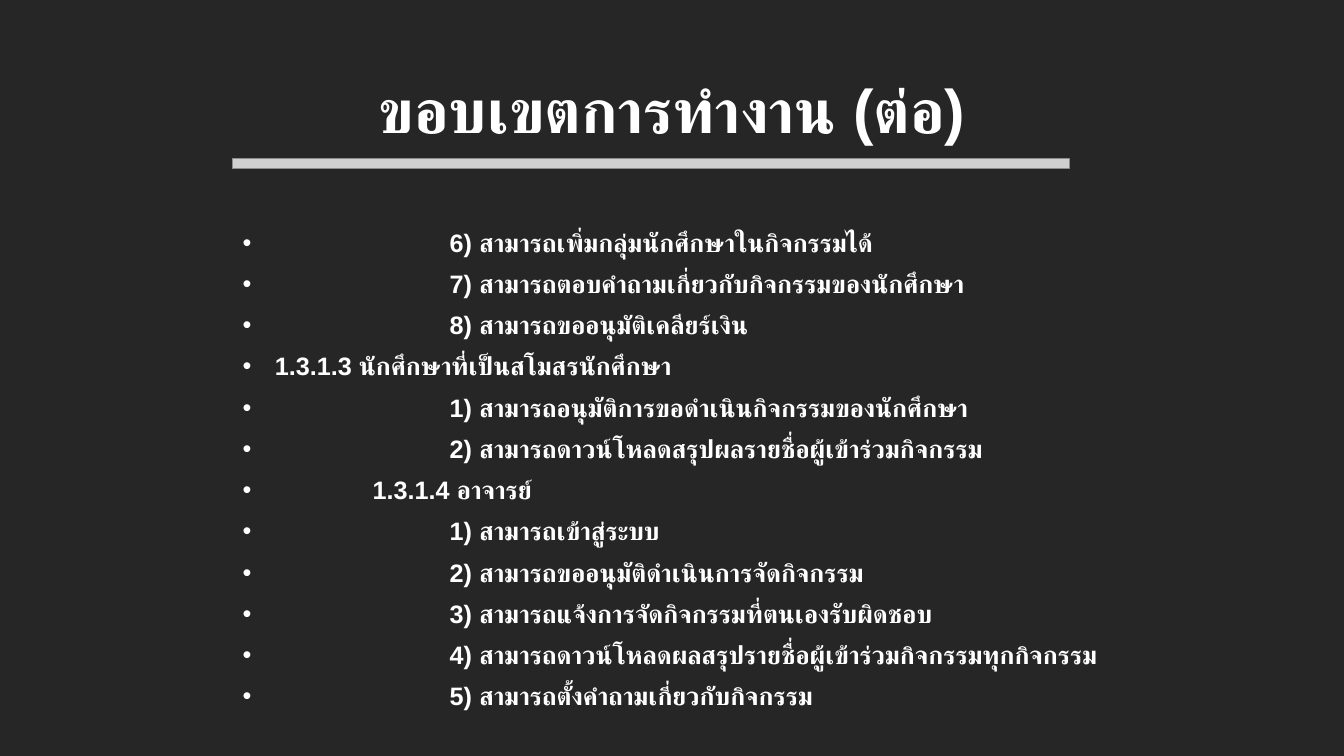
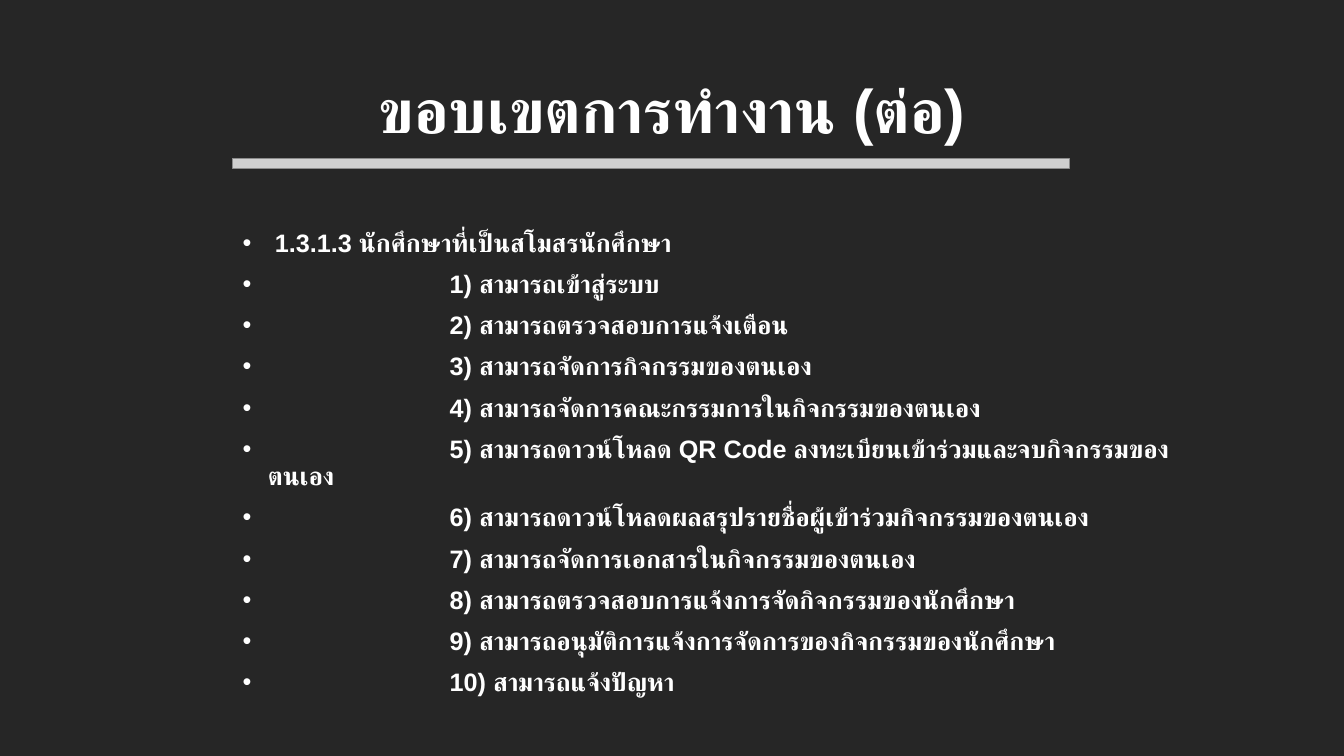
Before and after one commit to mickysara/MyBagProject, a slide deck: slide 10 of uploads/นำเสนอหัวข้อโปรเจค.pptx (slide 8 before the commit). Drawn at 1344x756 pixels with LibreOffice and Linux fonts; fonts in the diff are those of the drawing; grey boxes stand for pictures. Boxes give left, top, right and bottom in pixels: in the first picture for what was removed or moved away, otherwise in the second. Text is boxed around its words. In the diff, an @@ line names an element or a change of style, - is before the commit and + after.

```diff
--- a/uploads/นำเสนอหัวข้อโปรเจค.pptx
+++ b/uploads/นำเสนอหัวข้อโปรเจค.pptx
@@ text at (450, 233, 964, 341): paragraphs removed @@
-• 6) สามารถเพิ่มกลุ่มนักศึกษาในกิจกรรมได้
-• 7) สามารถตอบคำถามเกี่ยวกับกิจกรรมของนักศึกษา
-• 8) สามารถขออนุมัติเคลียร์เงิน
@@ text at (450, 315, 1169, 698): text changed @@
-• 2) สามารถขออนุมัติดำเนินการจัดกิจกรรม
-• 3) สามารถแจ้งการจัดกิจกรรมที่ตนเองรับผิดชอบ
-• 4) สามารถดาวน์โหลดผลสรุปรายชื่อผู้เข้าร่วมกิจกรรมทุกกิจกรรม
-• 5) สามารถตั้งคำถามเกี่ยวกับกิจกรรม
+• 2) สามารถตรวจสอบการแจ้งเตือน
+• 3) สามารถจัดการกิจกรรมของตนเอง
+• 4) สามารถจัดการคณะกรรมการในกิจกรรมของตนเอง
+• 5) สามารถดาวน์โหลด QR Code ลงทะเบียนเข้าร่วมและจบกิจกรรมของตนเอง
+• 6) สามารถดาวน์โหลดผลสรุปรายชื่อผู้เข้าร่วมกิจกรรมของตนเอง
+• 7) สามารถจัดการเอกสารในกิจกรรมของตนเอง
+• 8) สามารถตรวจสอบการแจ้งการจัดกิจกรรมของนักศึกษา
+• 9) สามารถอนุมัติการแจ้งการจัดการของกิจกรรมของนักศึกษา
+• 10) สามารถแจ้งปัญหา
@@ text at (373, 397, 982, 500): paragraphs removed @@
-• 1) สามารถอนุมัติการขอดำเนินกิจกรรมของนักศึกษา
-• 2) สามารถดาวน์โหลดสรุปผลรายชื่อผู้เข้าร่วมกิจกรรม
-• 1.3.1.4 อาจารย์
```
Also in this commit, not shown: 6 other slides changed, 1 slide added, 2 slides removed, 8 other files.
